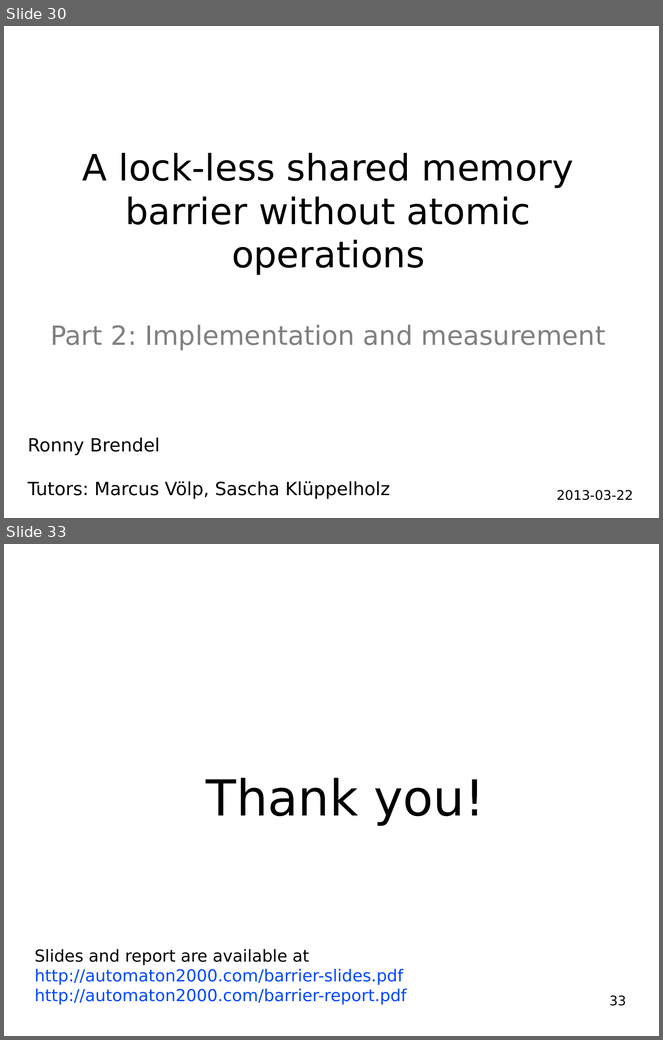
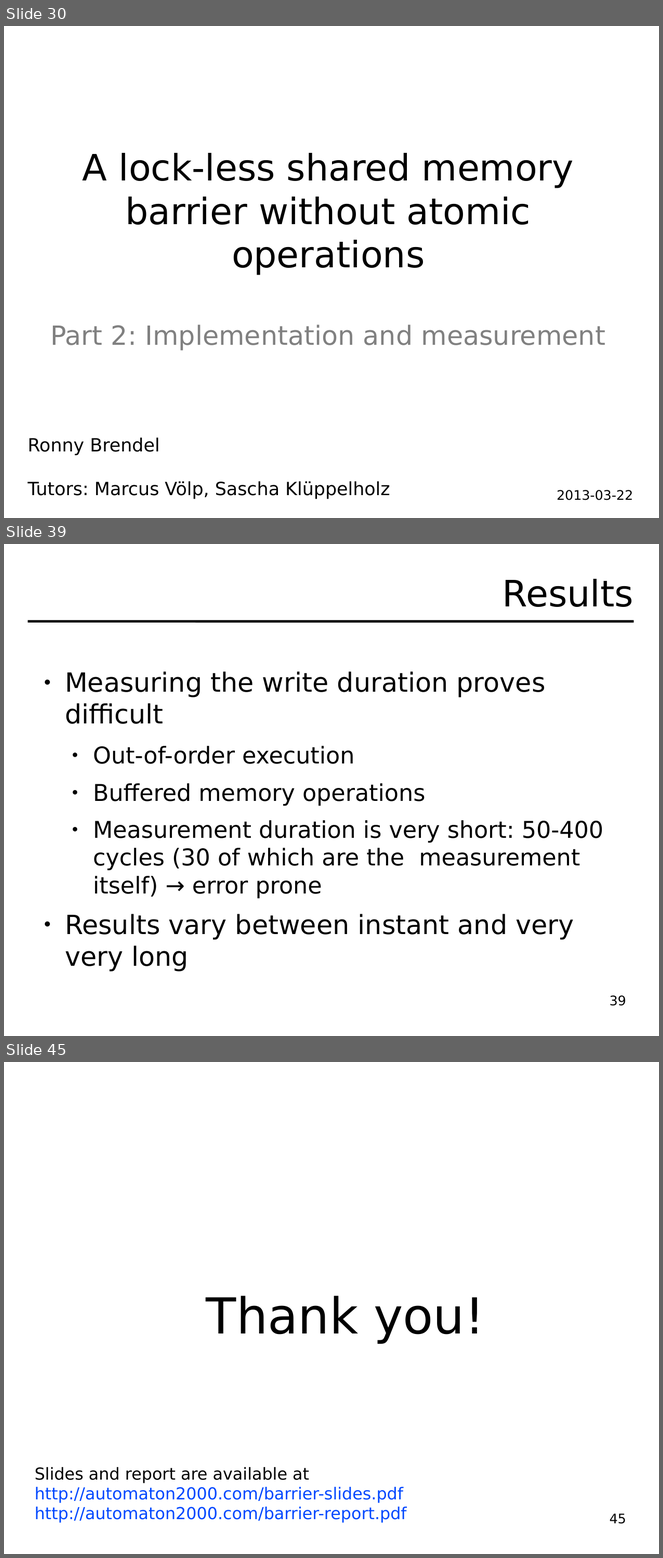
Before and after one commit to hydroo/minor-thesis-barriers, a slide deck: presentation/slides.odp. Shown one above the other, each under a label of ours: slides 30 and 33 before the commit, slides 30, 39 and 45 after it; the slides between them are not shown. The pictures are 663x1040 and 663x1558 pixels, drawn with LibreOffice and Linux fonts; fonts in the diff are those of the drawing. Boxes give left, top, right and bottom in pixels: in the first picture for what was removed or moved away, otherwise in the second. Text is boxed around its words. In the diff, an @@ line names an element or a change of style, - is before the commit and + after.

```diff
--- a/presentation/slides.odp
+++ b/presentation/slides.odp
@@ slide 39 added at (4, 544, 659, 1036), background #FFFFFF @@
@@ title added at (503, 579, 634, 607), 44 pt, text #000000 @@
+Results
@@ line added from (28, 621) to (634, 621), #000000 2.89 pt @@
@@ text added at (65, 671, 604, 971), 28 pt, text #000000 @@
+● Measuring the write duration proves difficult
+  ● Out-of-order execution
+  ● Buffered memory operations
+  ● Measurement duration is very short: 50-400 cycles (30 of which are the measurement itself) → error prone
+● Results vary between instant and very very long
@@ page number added at (610, 995, 626, 1006), 16 pt, text #000000 @@
+39
@@ what was slide 33 is now slide 45 @@
@@ page number at (610, 1513, 626, 1524): text changed @@
-33
+45
```
Also in this commit, not shown: 3 slides changed, 11 other slides added, 3 other files.
